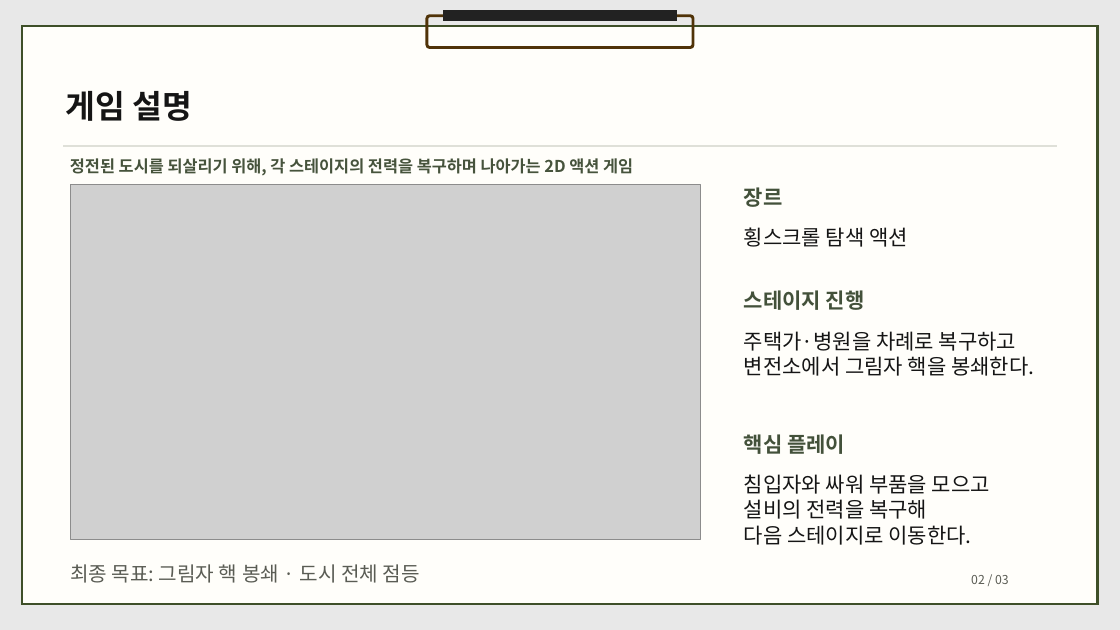
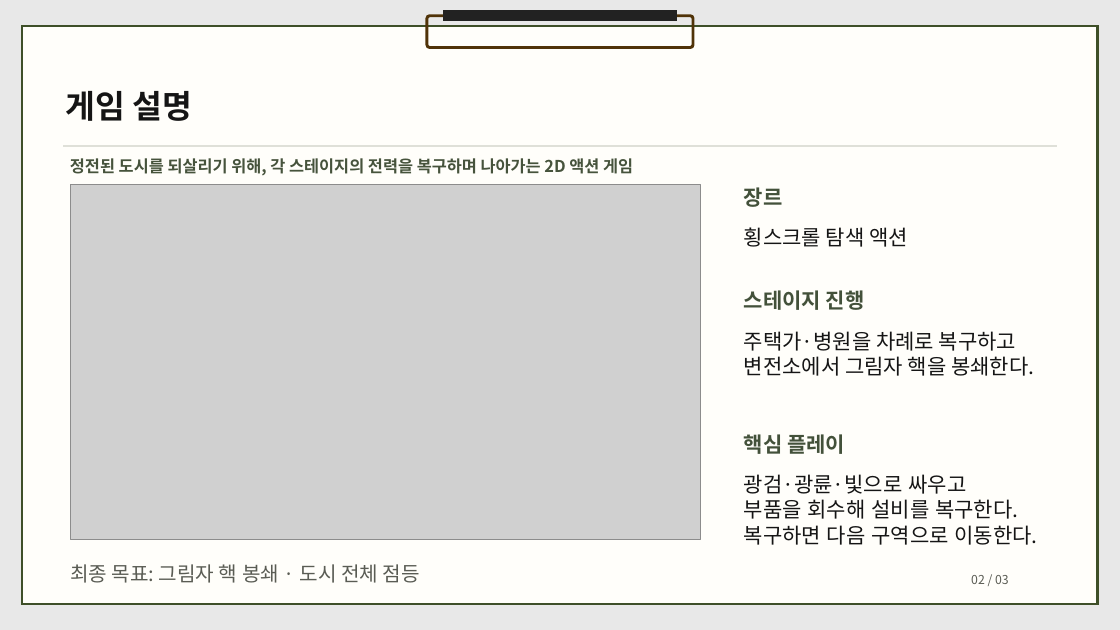
Before and after one commit to dbguswh/2Dgame_project, a slide deck: slide 2 of 2D게임프로그래밍 2차발표.pptx. Drawn at 1120x630 pixels with LibreOffice and Linux fonts; fonts in the diff are those of the drawing; grey boxes stand for pictures. Boxes give left, top, right and bottom in pixels: in the first picture for what was removed or moved away, otherwise in the second. Text is boxed around its words. In the diff, an @@ line names an element or a change of style, - is before the commit and + after.

Commit message:
2차 발표에 곡예 연격과 체력 게이지 및 정상 퓨즈 진행 반영

```diff
--- a/2D게임프로그래밍 2차발표.pptx
+++ b/2D게임프로그래밍 2차발표.pptx
@@ text at [744,474,1038,545]: text changed @@
-침입자와 싸워 부품을 모으고
-설비의 전력을 복구해
-다음 스테이지로 이동한다.
+광검·광륜·빛으로 싸우고
+부품을 회수해 설비를 복구한다.
+복구하면 다음 구역으로 이동한다.
```
Also in this commit, not shown: 1 other slide changed.
